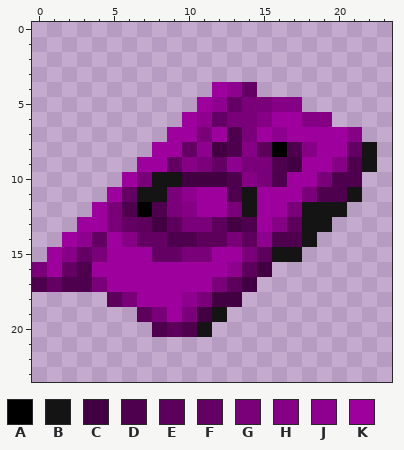
Edited in one commit: pixel-art sprite (RTS Game/RTS GameContent/Units/HeavyTank/HeavyTankDownLeft.png). Above is the file before it was changed.
The file is 24x24 pixels. Colours within 5 levels of each other are drawn and written as one.
Palette (. is transparent): A #000000  B #141414  C #420042  D #4e004e  E #5c005c  F #640064  G #790079  H #860086  J #8e008e  K #9d009d
Pixels before, first column x 0:
 4 ............KJF........
 5 ...........KJFGGHH.....
 6 ..........KJFGGHKKHH...
 7 .........KKGKDGKJKKKKH.
 8 ........KKFJCDHEADHKKFB
 9 .......KKFHGFJGGDCKKHDB
10 ......KGBBCCCDHGDKKGDD.
11 .....KFBBGJKKDBKKKGDDB.
12 ....KGDADGHKKGBKKGBBB..
13 ...KKGFECEGGECDKHEBB...
14 ..KJFKHFFDDEEGEJDDB....
15 .KHFGKKKFFGGKKGEBB.....
16 GKFDKKKKKKKKKJEC.......
17 DFDDGKKKKKKKGEC........
18 .....EGKKKJGCC.........
19 .......EGKGCB..........
20 ........DEDB...........
New version:
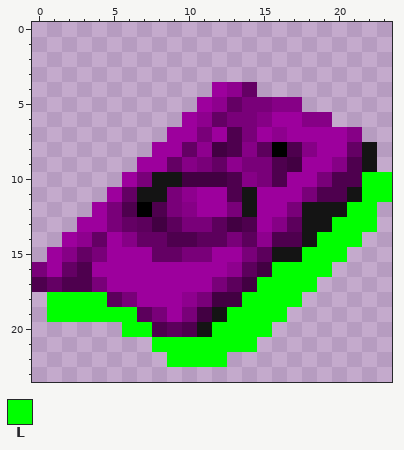
Colours new in this view: L #00ff00
From old to new:
Changed rows in their new state; - is an unchanged pixel.
first column x 1:
10 ---------------------LL
11 ---------------------LL
12 --------------------LL-
13 -------------------LLL-
14 ------------------LLL--
15 -----------------LLL---
16 ---------------LLLL----
17 --------------LLLL-----
18 LLLL---------LLLL------
19 LLLLLL------LLLL-------
20 -----LL----LLLL--------
21 -------LLLLLLL---------
22 --------LLLL-----------
